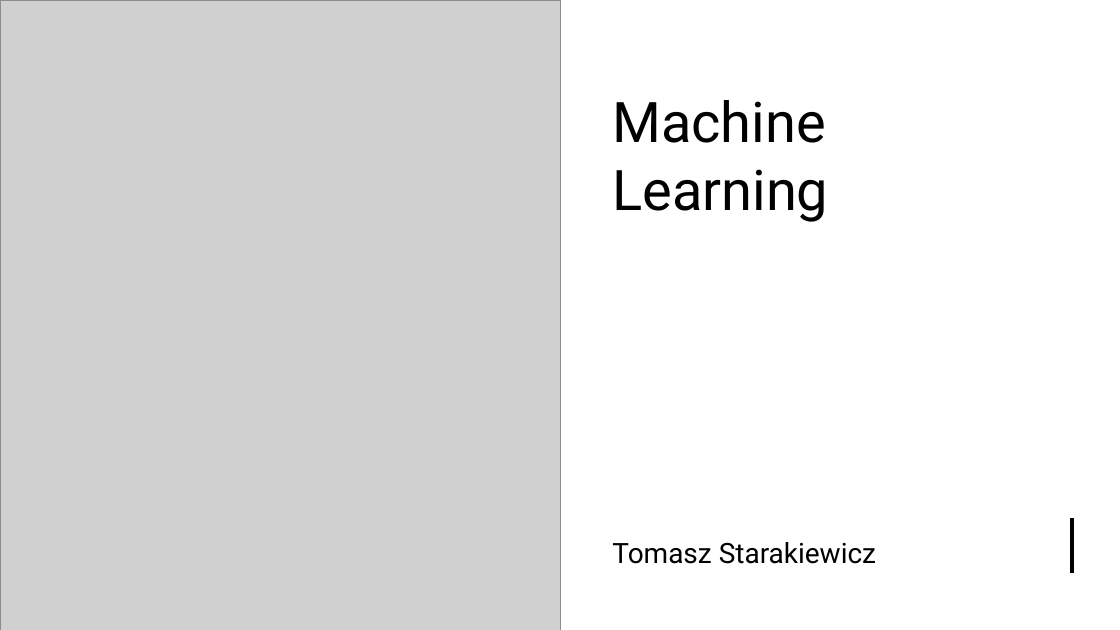
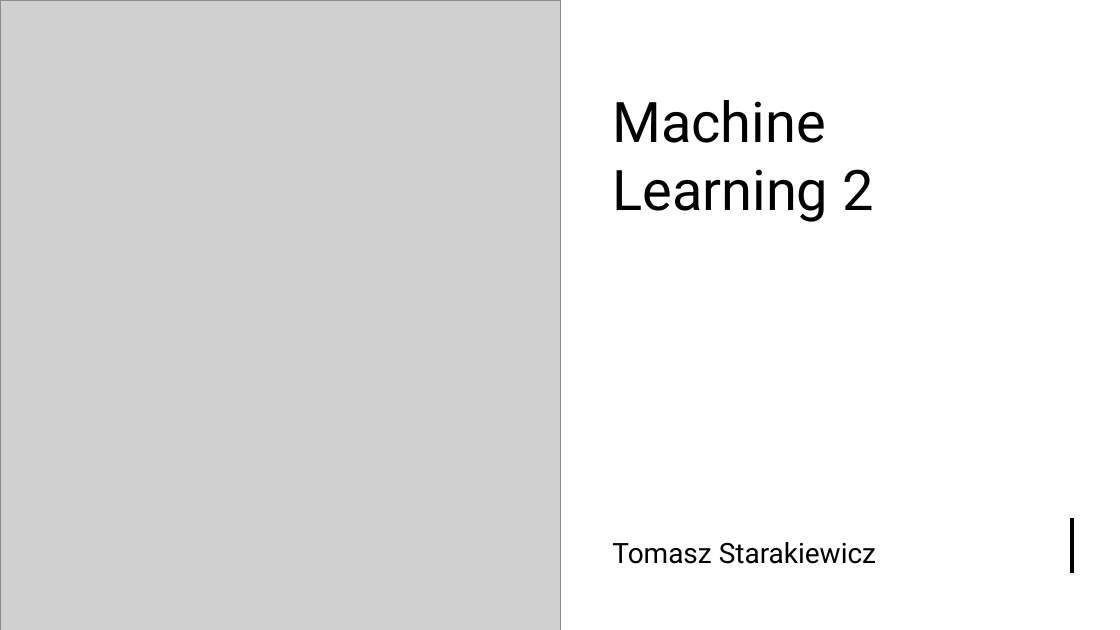
Before and after one commit to tjstarak/DSBA-ML2, a slide deck: slide 1 of slides/ML2_deck.pptx. Drawn at 1120x630 pixels with LibreOffice and Linux fonts; fonts in the diff are those of the drawing; grey boxes stand for pictures. Boxes give left, top, right and bottom in pixels: in the first picture for what was removed or moved away, otherwise in the second. Text is boxed around its words. In the diff, an @@ line names an element or a change of style, - is before the commit and + after.

```diff
--- a/slides/ML2_deck.pptx
+++ b/slides/ML2_deck.pptx
@@ title at (x1=612, y1=100, x2=874, y2=222): text changed @@
-Machine Learning
+Machine Learning 2
```
Also in this commit, not shown: 4 slides added.
